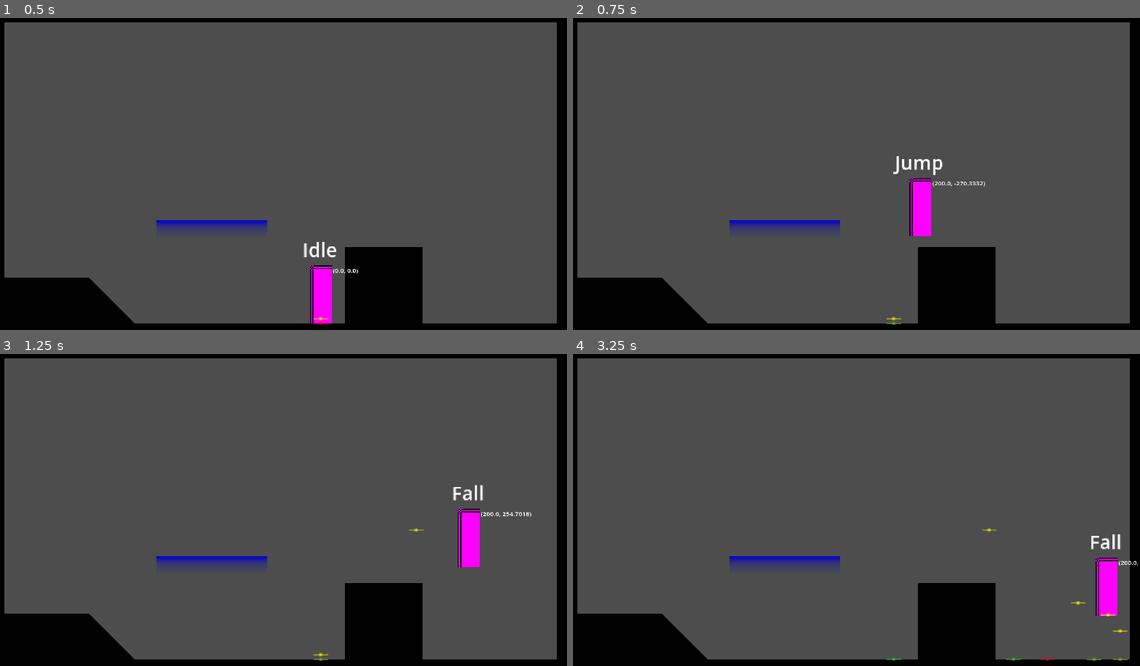
Above: before the commit, frames 1-4 (two rows, left to right).
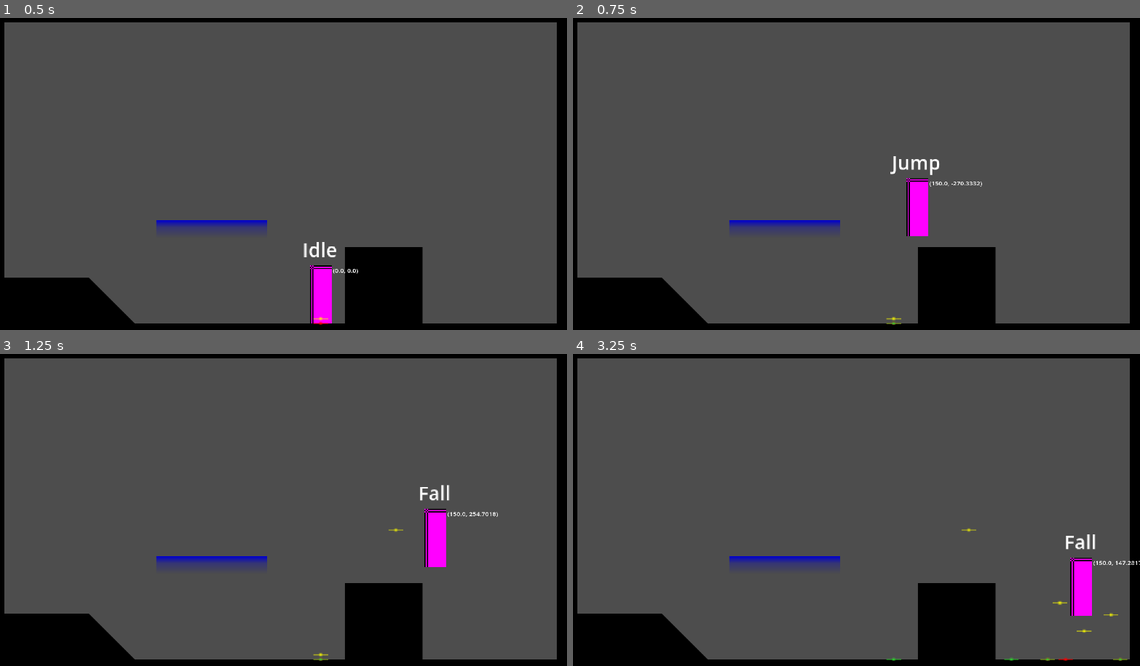
Above: after the commit, the same moments.

Repository: GeneralLeeInept/neonfall
Game: Godot game, scene res://playground.tscn
Two runs of this game, one before a commit and one after it. Both use one fixed random seed, a clock stepped at 60 frames per second and the inputs below.
Inputs:
- Up to frame 1 (0.5 s): no input
- Up to frame 2 (0.75 s): tap Enter at 0.5 s; hold Right (right) from 0.53 s (still down); hold Space (jump) from 0.53 s (still down)
- Up to frame 3 (1.25 s): keep holding Right (right); keep holding Space (jump)
- Up to frame 4 (3.25 s): release Space (jump) at 1.28 s; tap Space (jump) at 1.35, 1.52, 1.82, 2.85, 3.02 s; release Right (right) at 2.03 s; hold Left (left) 2.03-2.78 s; hold Space (jump) 2.03-2.78 s; hold Right (right) from 2.78 s (still down)

Frame 1 is identical in both runs. In frame 2, 0.7% of the frame differs, in the area x 55-73%, y 44-70%; in frame 3, 1.8%; in frame 4, 1.9%, in the area x 68-100%, y 55-99%.

Commit message:
Jump buffer improvements

Diff:
--- a/player/player.tscn
+++ b/player/player.tscn
@@ -43,6 +43,7 @@
 [node name="Fall" type="Node" parent="States"]
 unique_name_in_owner = true
 script = ExtResource("5_g6k8r")
+jump_buffer_time = 1.0
 
 [node name="Crouch" type="Node" parent="States"]
 unique_name_in_owner = true
--- a/player/scripts/player.gd
+++ b/player/scripts/player.gd
@@ -3,8 +3,8 @@
 const DEBUG_JUMP_INDICATOR = preload("uid://ct7jlp1pjieu2")
 
 #region Properties
-@export_range(0, 100, 1, "or_greater") var move_speed: float = 100
-@export_range(0, 1, 0.025) var friction: float = 0.7
+@export_range(0, 100, 1, "or_greater") var move_speed: float = 150
+@export_range(0, 1, 0.025) var friction: float = 0.75
 #endregion
 
 #region Nodes
@@ -58,8 +58,6 @@
 func change_state( new_state: PlayerState ) -> void:
 	if new_state == null:
 		return
-	if new_state == current_state:
-		return
 	if current_state:
 		current_state.exit()
 	states.push_front(new_state)
--- a/player/states/fall.gd
+++ b/player/states/fall.gd
@@ -7,6 +7,7 @@
 
 var coyote_timer : float
 var jump_buffer : float
+var jump_down : bool
 
 
 func enter() -> void:
@@ -22,6 +23,7 @@
 func exit() -> void:
 	player.add_debug_indicator( Color.RED )
 	player.gravity_modifier = 1
+	jump_buffer = 0
 
 
 func handle_input( event: InputEvent ) -> PlayerState:
@@ -30,13 +32,18 @@
 			return jump
 		else:
 			jump_buffer = jump_buffer_time
+			jump_down = player.direction.y > 0.5
 	return next_state
 
 
 func process( delta: float ) -> PlayerState:
 	if player.is_on_floor():
 		if jump_buffer > 0:
-			return jump
+			if jump_down and player.one_way_platform_shape_cast.is_colliding():
+				player.position.y += 4
+				return fall
+			else:
+				return jump
 		return idle
 
 	if coyote_timer > delta:
--- a/playground.tscn
+++ b/playground.tscn
@@ -120,5 +120,3 @@
 
 [node name="Player" parent="." instance=ExtResource("1_rupst")]
 position = Vector2(277, 251)
-move_speed = 200.0
-friction = 0.8
